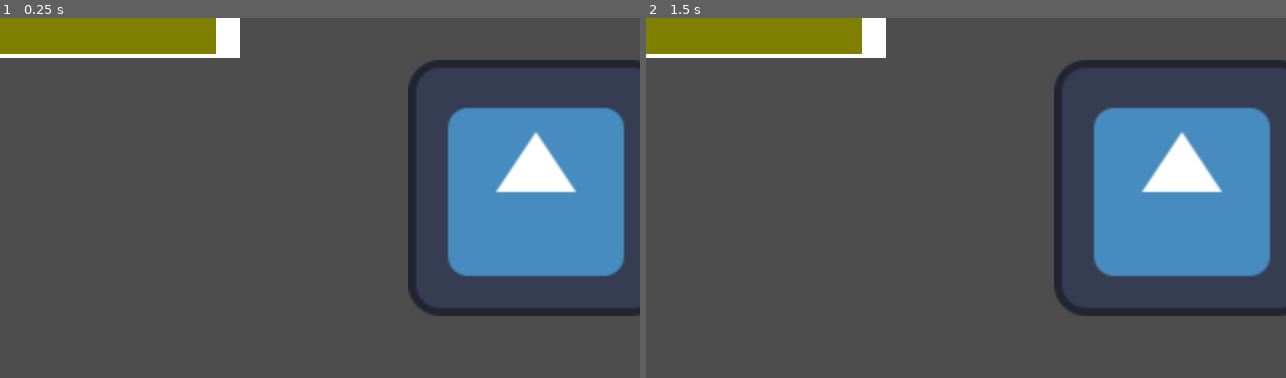
Above: before the commit, frames 1-2 (left to right).
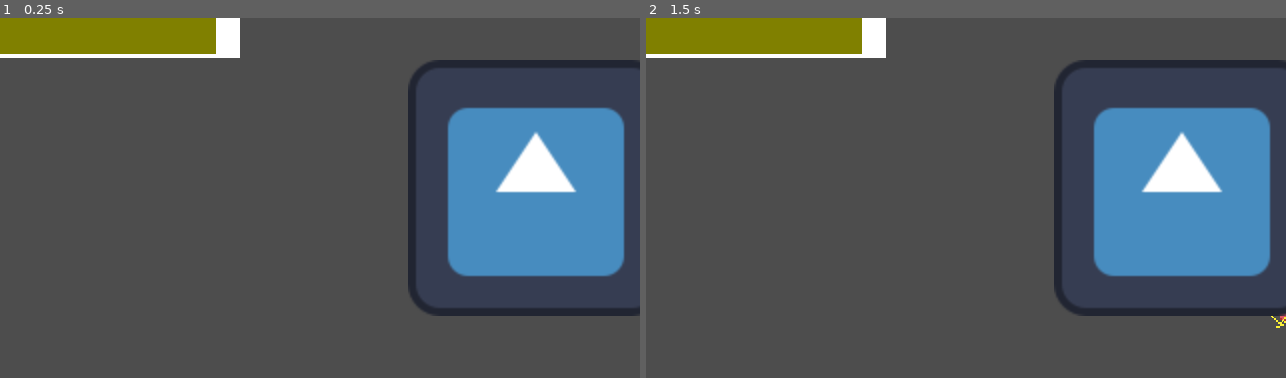
Above: after the commit, the same moments.

Repository: SabrinaRoss/Ludum-Dare-56
Game: Godot game, scene res://src/main/Level 3.tscn
Same seed, same stepped clock (60 frames per second), same inputs: the game is played once before the commit and once after it. This scene is started directly instead of the project's main scene. The engine's default icon, where the game draws it, is replaced by a stand-in: a white triangle on a blue panel in a dark square.
Inputs (mouse positions are in pixels of both pictures, inside the frame that each line leads up to):
- Up to frame 1 (0.25 s): no input
- Up to frame 2 (1.5 s): tap Enter at 0.5 s; move the mouse to (1106, 180) at 0.52 s; press the mouse at (1106, 180) at 0.53 s; hold D (right) 0.53-1.28 s; tap Space (roll) at 1.25, 1.35 s; move the mouse to (838, 216) at 1.27 s; release the mouse at (838, 216) at 1.28 s; hold S (down) from 1.28 s (still down)

Frame 1 is identical in both runs. In frame 2, less than 0.1% of the frame differs, in the area x 97-100%, y 82-87%.
Error before the commit: Parse Error: Preload file "res://src/entities/Smite.tscn" does not exist. (res://src/entities/boss/beaver/beaverAI.gd:3)

Commit message:
Hopefully this fixed git

Diff:
--- a/src/entities/boss/beaver/Smite.tscn
+++ b/src/entities/boss/beaver/Smite.tscn
@@ -29,9 +29,22 @@
 "update": 1,
 "values": [0]
 }
+tracks/2/type = "value"
+tracks/2/imported = false
+tracks/2/enabled = true
+tracks/2/path = NodePath(".:player_can_be_hit")
+tracks/2/interp = 1
+tracks/2/loop_wrap = true
+tracks/2/keys = {
+"times": PackedFloat32Array(0),
+"transitions": PackedFloat32Array(1),
+"update": 1,
+"values": [false]
+}
 
 [sub_resource type="Animation" id="Animation_uv0va"]
 resource_name = "inirt"
+length = 0.5
 tracks/0/type = "value"
 tracks/0/imported = false
 tracks/0/enabled = true
@@ -51,10 +64,36 @@
 tracks/1/interp = 1
 tracks/1/loop_wrap = true
 tracks/1/keys = {
-"times": PackedFloat32Array(0, 0.133333, 0.3, 0.466667),
+"times": PackedFloat32Array(0, 0.1, 0.2, 0.3),
 "transitions": PackedFloat32Array(1, 1, 1, 1),
 "update": 1,
 "values": [0, 1, 2, 3]
+}
+tracks/2/type = "method"
+tracks/2/imported = false
+tracks/2/enabled = true
+tracks/2/path = NodePath(".")
+tracks/2/interp = 1
+tracks/2/loop_wrap = true
+tracks/2/keys = {
+"times": PackedFloat32Array(0.5),
+"transitions": PackedFloat32Array(1),
+"values": [{
+"args": [],
+"method": &"anim_end"
+}]
+}
+tracks/3/type = "value"
+tracks/3/imported = false
+tracks/3/enabled = true
+tracks/3/path = NodePath(".:player_can_be_hit")
+tracks/3/interp = 1
+tracks/3/loop_wrap = true
+tracks/3/keys = {
+"times": PackedFloat32Array(0.1),
+"transitions": PackedFloat32Array(1),
+"update": 1,
+"values": [true]
 }
 
 [sub_resource type="AnimationLibrary" id="AnimationLibrary_set87"]
@@ -67,24 +106,26 @@
 radius = 4.12311
 
 [node name="Smite" type="Area2D"]
-script = ExtResource("1_gi71l")
+texture_filter = 1
+script = ExtResource("1_i8psf")
 
 [node name="Sprite2D" type="Sprite2D" parent="."]
-texture = ExtResource("2_cxhui")
+texture_filter = 1
+texture = ExtResource("2_4q1l1")
 hframes = 4
 
 [node name="AnimationPlayer" type="AnimationPlayer" parent="."]
 libraries = {
 "": SubResource("AnimationLibrary_set87")
 }
-autoplay = "inirt"
 
 [node name="CollisionShape2D" type="CollisionShape2D" parent="."]
 shape = SubResource("CircleShape2D_wsu4p")
 
 [node name="Timer" type="Timer" parent="."]
-wait_time = 2.0
+wait_time = 0.75
 one_shot = true
+autostart = true
 
 [connection signal="body_entered" from="." to="." method="_on_body_entered"]
 [connection signal="timeout" from="Timer" to="." method="_on_timer_timeout"]
--- a/src/entities/boss/beaver/beaverAI.gd
+++ b/src/entities/boss/beaver/beaverAI.gd
@@ -1,38 +1,77 @@
 extends Node
 
-@onready var smite = preload("res://src/entities/Smite.tscn")
+@onready var smite = preload("res://src/entities/boss/beaver/Smite.tscn")
+@export var num_of_smites: int = 10
+@export var crt_shader = load("res://src/entities/boss/beaver/crt.gdshader")
+@export var noise_shader = load("res://src/entities/boss/beaver/noise.gdshader")
+@export var pixelation_shader = load("res://src/entities/boss/beaver/noise.gdshader")
+@export var tunnel_vision_shader = load("res://src/entities/boss/beaver/tunnel_vision.gdshader")
 
 var player_near
 var cur_body
-
+var shaders
 func _ready() -> void:
 	player_near = $Player_near
-
+	shaders = [crt_shader, noise_shader, pixelation_shader, tunnel_vision_shader]
 # ace attack is gonna be the reality shift which is pretty hypers, and is gonna allow for manipulating the character and use some
 # fun shaders
 
 # main attack is gonna be the  smite where shoot down at player location
 
 # ace attack is where the player get tooo place and than they get chainsawed
+var count = false
+func _physics_process(_delta: float) -> void:
+	if !count : main_attack()
+	count = true
+func main_attack():
+	await smite_random_position(num_of_smites)
+	return true
 
-func main_attack():
-	var instance = smite.instance()
-	self.global_position = get_tree().root.in_group("Player").position
+func smite_player():
+	var instance = smite.instantiate()
+	instance.global_position = get_tree().root.in_group("Player").position
 	var timer = Timer.new()
-	timer.wait_time = 0.5
+	timer.wait_time = 1
 	timer.one_shot = true
 	timer.connect("timeout", _on_timeout)
-	await timer.time_left <= 0
+	await timer.timeout
 	add_child(timer)
 	timer.start()
 	add_child(instance)
 
+func smite_random_position(count_number_smites: int):
+	for i in count_number_smites:
+		var timer = Timer.new()
+		timer.wait_time = .15
+		timer.one_shot = true
+		timer.connect("timeout", _on_timeout)
+		add_child(timer)
+		timer.start()
+		await timer.timeout
+		var instance = smite.instantiate()
+		var viewport = get_viewport().get_visible_rect()
+		instance.global_position = Vector2(randf_range(0, viewport.size.x), randf_range(0, viewport.size.y))
+		instance.rotation_degrees = randi_range(0, 360)
+		add_child(instance)
+
+	var timer = Timer.new()
+	timer.wait_time = 2
+	timer.one_shot = true
+	timer.connect("timeout", _on_timeout)
+	add_child(timer)
+	timer.start()
+	await timer.timeout
+	count = false
 func second_attack(): # proximity attack
 	if cur_body.is_in_group("Player"):
 		#play the animation
 		# TODO: Do shit with the player when the player is more developed
 		pass
 	pass
+
+func ace_attack():
+	var num_of_shaders = shaders.size
+	var rand_shader = randi_range(0, num_of_shaders)
 
 func _on_timeout(): #timeout for the smite
 	pass
@@ -42,9 +81,8 @@
 	$Timer_Player_Near.start()
 	cur_body = body
 
-
-func _on_body_exited(body) -> void:
+func _on_body_exited(_body) -> void:
 	$Timer_Player_Near.stop()
 
-func _on_timer_player_near_timeout(body) -> void:
+func _on_timer_player_near_timeout(_body) -> void:
 	second_attack()
--- a/src/entities/boss/beaver/smite.gd
+++ b/src/entities/boss/beaver/smite.gd
@@ -1,9 +1,13 @@
 extends Area2D
 
+@export var player_can_be_hit: bool = false
 func _on_body_entered(body):
 	if body.is_in_group("Player"):
-		if $Timer.time_left < 1.0:
+		if player_can_be_hit:
 			pass #reduce the health or sometyhing
 
 func _on_timer_timeout():
+	$AnimationPlayer.play("inirt")
+
+func anim_end():
 	queue_free()
Not shown: 1 places in src/entities/boss/beaver/Smite.tscn that only renumber resources
